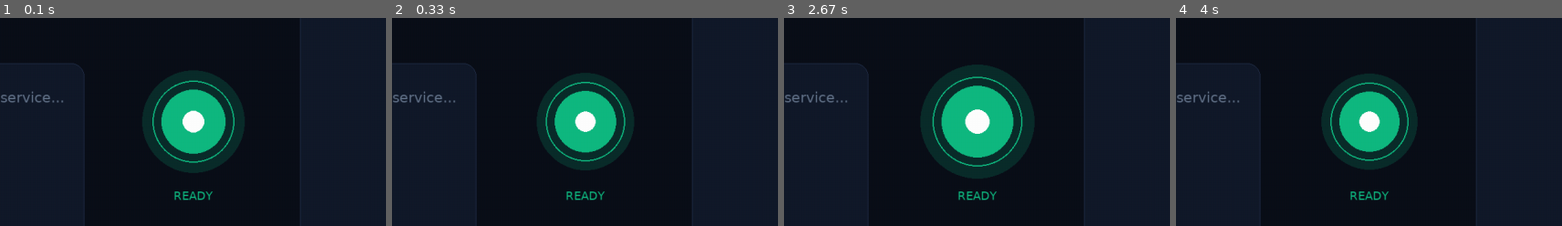
Above: before the commit, frames 1-4 (left to right).
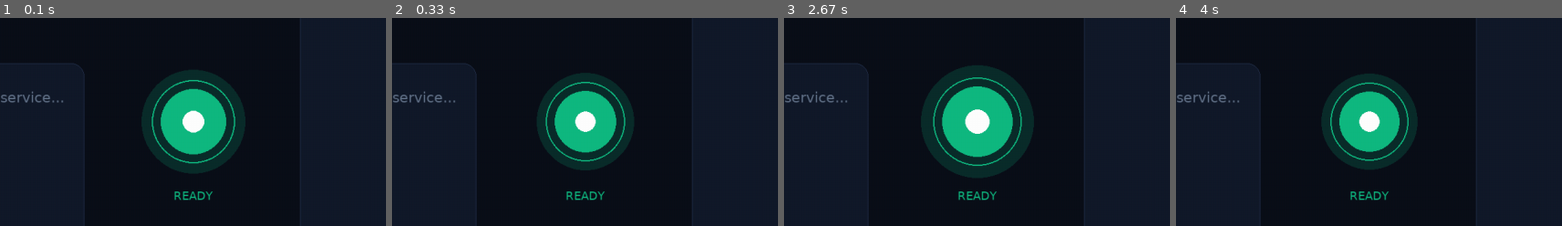
Above: after the commit, the same moments.

Repository: Todd0042/pi-google-home
Game: pygame game, started from client/display/pygame_display.py
Same seed, same stepped clock (60 frames per second), same inputs: the game is played once before the commit and once after it.
Inputs:
- Up to frame 1 (0.1 s): no input
- Up to frame 2 (0.33 s): no input
- Up to frame 3 (2.67 s): no input
- Up to frame 4 (4 s): no input
The pictures show only the part of the screen within x 25-75%, y 21-71%; the shares and areas given below are measured in that part.

The runs differ from the first frame. In frame 1, 1.1% of the frame differs, in the area x 38-63%, y 27-72%; in frame 2, nothing differs; in frame 3, 1.2%, in the area x 36-64%, y 28-74%; in frame 4, nothing differs.

Commit message:
perf(display): eliminate SDL audio mixer overhead and use non-busy frame sleep

Diff:
--- a/client/display/pygame_display.py
+++ b/client/display/pygame_display.py
@@ -53,9 +53,12 @@
 
 class SmartDisplayApp:
     def __init__(self):
-        pygame.init()
+        pygame.display.init()
         pygame.font.init()
-        pygame.mouse.set_visible(False)
+        try:
+            pygame.mouse.set_visible(False)
+        except Exception:
+            pass
 
         # Detect display mode & resolution
         info = pygame.display.Info()
@@ -461,8 +464,13 @@
         signal.signal(signal.SIGTERM, sig_handler)
         signal.signal(signal.SIGINT, sig_handler)
 
-        print("[DISPLAY] Ultra-efficient display loop started at 30 FPS...", flush=True)
+        target_fps = 20.0
+        frame_time = 1.0 / target_fps
+        print(f"[DISPLAY] Ultra-efficient display loop started at {int(target_fps)} FPS...", flush=True)
+
         while self.running:
+            start_t = time.perf_counter()
+
             for event in pygame.event.get():
                 if event.type == pygame.QUIT:
                     self.running = False
@@ -481,7 +489,11 @@
 
             # Flip screen
             pygame.display.flip()
-            self.clock.tick(30)
+
+            elapsed = time.perf_counter() - start_t
+            sleep_sec = frame_time - elapsed
+            if sleep_sec > 0:
+                time.sleep(sleep_sec)
 
         pygame.quit()
 
